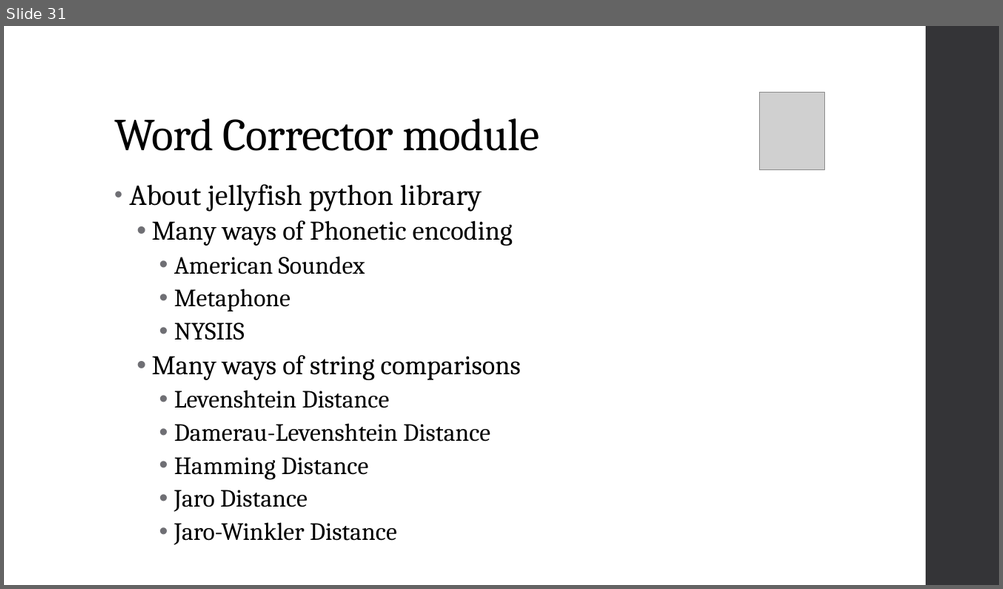
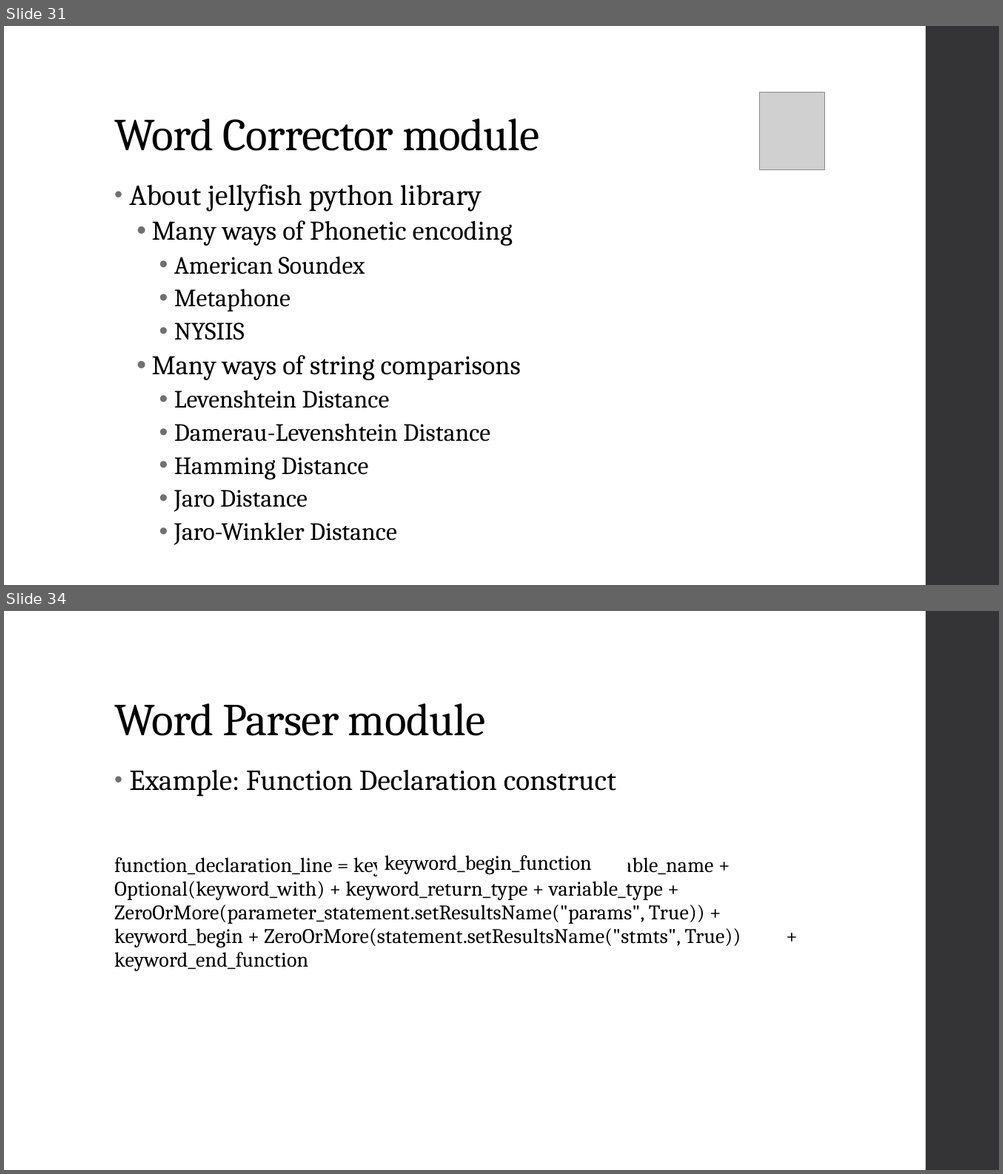
Before and after one commit to nlzz22/FYPTalkToCode, a slide deck: FYP CA Presentation.pptx. Shown one above the other, each under a label of ours: slide 31 before the commit, slides 31 and 34 after it; the slides between them are not shown. The pictures are 1003x589 and 1003x1174 pixels, drawn with LibreOffice and Linux fonts; fonts in the diff are those of the drawing; grey boxes stand for pictures. Boxes give left, top, right and bottom in pixels: in the first picture for what was removed or moved away, otherwise in the second. Text is boxed around its words. In the diff, an @@ line names an element or a change of style, - is before the commit and + after.

```diff
--- a/FYP CA Presentation.pptx
+++ b/FYP CA Presentation.pptx
@@ slide 34 added at [4,611,999,1170], background #FFFFFF; not listed: 1 template element that a slide beside it also shows @@
@@ title added at [114,703,486,736], 44 pt, text #000000 @@
+Word Parser module
@@ text added at [114,769,741,971], 20 pt, text #000000 @@
+• Example: Function Declaration construct
+function_declaration_line = keyword_create_function + variable_name + Optional(keyword_with) + keyword_return_type + variable_type + ZeroOrMore(parameter_statement.setResultsName("params", True)) + keyword_begin + ZeroOrMore(statement.setResultsName("stmts", True)) + keyword_end_function
@@ text added at [384,855,592,874], 20 pt, text #000000 @@
+keyword_begin_function
```
Also in this commit, not shown: 3 slides changed, 9 other slides added, 1 slide removed.
